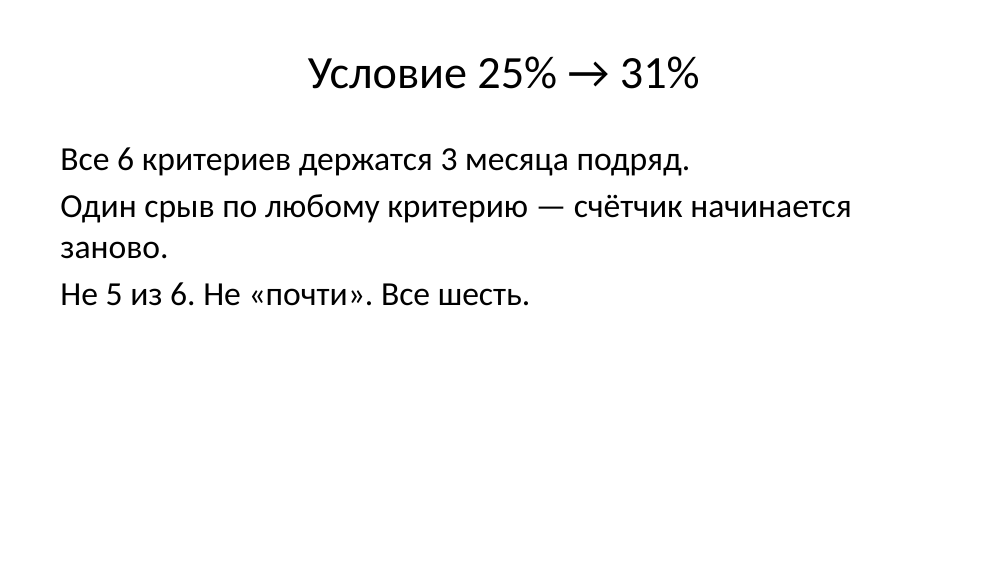
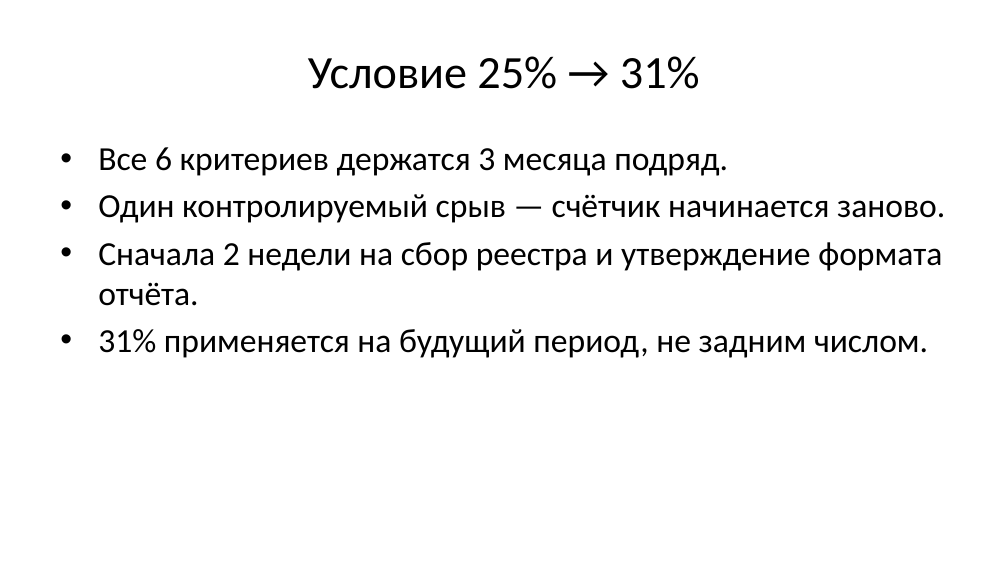
Before and after one commit to instrumentburg-sudo/danil-roadmap, a slide deck: slide 4 of artifacts/slides.pptx. Drawn at 1008x567 pixels with LibreOffice and Linux fonts; fonts in the diff are those of the drawing. Boxes give left, top, right and bottom in pixels: in the first picture for what was removed or moved away, otherwise in the second. Text is boxed around its words. In the diff, an @@ line names an element or a change of style, - is before the commit and + after.

```diff
--- a/artifacts/slides.pptx
+++ b/artifacts/slides.pptx
@@ text at <box>98,147,728,176</box>: bullet none to • @@
@@ text at <box>98,194,945,358</box>: text changed @@
-Один срыв по любому критерию — счётчик начинается заново.
-Не 5 из 6. Не «почти». Все шесть.
+• Один контролируемый срыв — счётчик начинается заново.
+• Сначала 2 недели на сбор реестра и утверждение формата отчёта.
+• 31% применяется на будущий период, не задним числом.
```
Also in this commit, not shown: 6 other slides changed, 5 slides added, 3 slides removed, 9 other files.
